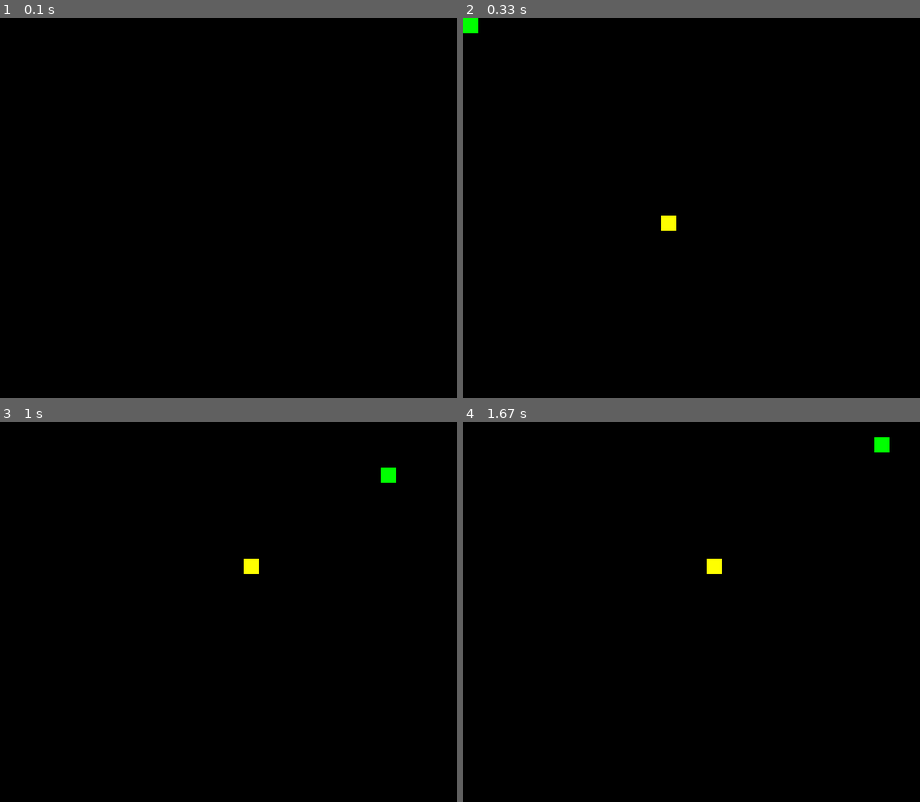
Above: before the commit, frames 1-4 (two rows, left to right).
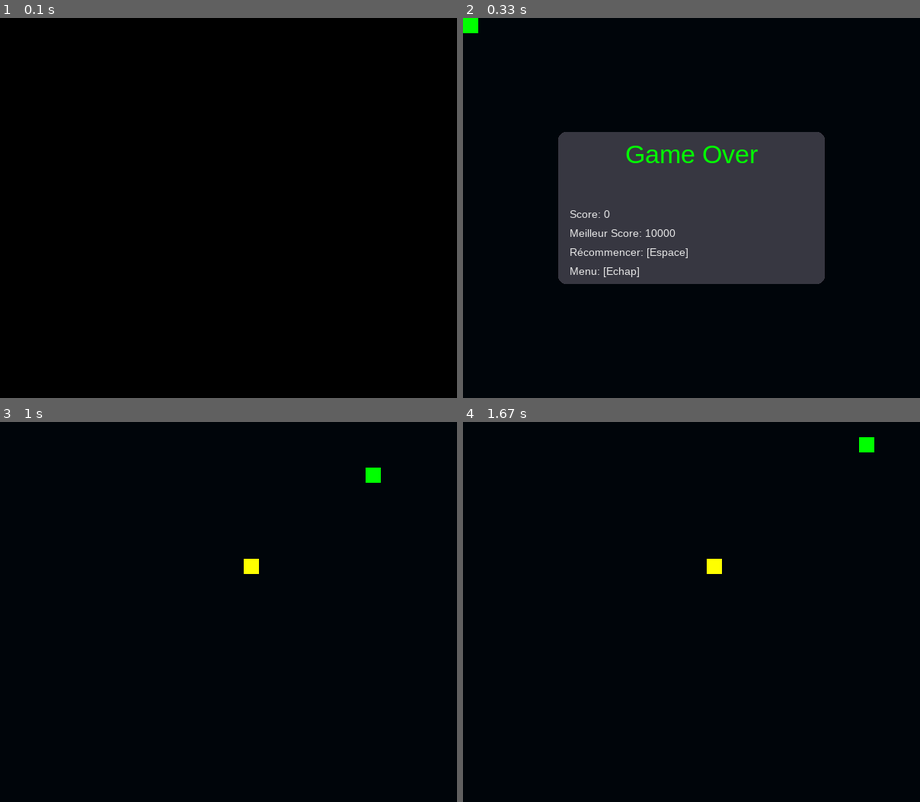
Above: after the commit, the same moments.

Repository: Yt027/Test-Projects
Game: pygame game, started from Python/Snake/main.py
Two runs of this game, one before a commit and one after it. Both use one fixed random seed, a clock stepped at 60 frames per second and the inputs below.
Inputs:
- Up to frame 1 (0.1 s): no input
- Up to frame 2 (0.33 s): no input
- Up to frame 3 (1 s): tap Space at 0.33 s; hold Right from 0.67 s (still down)
- Up to frame 4 (1.67 s): release Right at 1.13 s; hold Up 1.17-1.57 s; hold Right from 1.6 s (still down)

Frame 1 is identical in both runs. In frame 2, 23% of the frame differs, in the area x 20-80%, y 30-70%; in frame 3, 0.3%; in frame 4, 0.3%.

Commit message:
Created Game Over board for snake game

Diff:
--- a/Python/Snake/main.py
+++ b/Python/Snake/main.py
@@ -1,19 +1,26 @@
 from random import random
 import pygame, sys
+from ..gui import Font
 pygame.init()
 
 
 # Global Variables
-screen = pygame.display.set_mode((600, 500))
+screen = pygame.display.set_mode((600, 500), pygame.RESIZABLE)
 pygame.display.set_caption("Snake.py")
 bloc = 20
 score = 0
 game_over = False
 
+fonts = {
+    "title": Font(("Arial Bold", 34)),
+    "text": Font(("Arial", 14)),
+    "small_text": Font(("Arial", 12))
+}
+
 def generatePos():
     return {
-            "x": (int(random() * (screen.get_size()[0]/20)) * 20),
-            "y": (int(random() * (screen.get_size()[1]/20)) * 20)
+            "x": (int(random() * ((screen.get_width()/bloc) - 1)) * bloc),
+            "y": (int(random() * ((screen.get_height()/bloc) - 1)) * bloc)
         }
 
 
@@ -80,7 +87,7 @@
         snake.reverse()
 
         # Draw everything
-        screen.fill((0, 0, 0))
+        screen.fill((0, 5, 10))
         # Snake
         for i in range(len(snake)):
             segment = snake[i]
@@ -106,7 +113,40 @@
 
         # Game Over conditions
         if game_over:
+            # Stop the game
             direction = ""
+
+            # Board
+            game_over_board = pygame.Rect(0, 50, 350, 200)
+            game_over_board.center = (screen.get_width() / 2, screen.get_height() / 2)
+            pygame.draw.rect(screen, (55, 55, 65), game_over_board, 0, 10)
+
+            # Game Over
+            game_over_title = fonts["title"].render("Game Over", (0, 255, 0))
+            game_over_title_rect = game_over_title.get_rect()
+            game_over_title_rect.top = game_over_board.top + 10
+            game_over_title_rect.centerx = game_over_board.centerx
+            screen.blit(game_over_title, game_over_title_rect)
+
+            # Score
+            game_over_score = fonts["text"].render(f"Score: {score}", (230, 230, 230))
+            game_over_score_rect = game_over_score.get_rect(left=game_over_board.x + 15, top=game_over_board.y + 100)
+            screen.blit(game_over_score, game_over_score_rect)
+
+            # Hight Score
+            game_over_hight_score = fonts["text"].render(f"Meilleur Score: 10000", (230, 230, 230))
+            game_over_hight_score_rect = game_over_hight_score.get_rect(left=game_over_board.x + 15, top=game_over_board.y + 125)
+            screen.blit(game_over_hight_score, game_over_hight_score_rect)
+
+            # Restart
+            game_over_restart = fonts["text"].render("Récommencer: [Espace]", (230, 230, 230))
+            game_over_restart_rect = game_over_restart.get_rect(left=game_over_board.x + 15, top=game_over_board.y + 150)
+            screen.blit(game_over_restart, game_over_restart_rect)
+
+            # Menu
+            game_over_hight_score = fonts["text"].render("Menu: [Echap]", (230, 230, 230))
+            game_over_hight_score_rect = game_over_hight_score.get_rect(left=game_over_board.x + 15, top=game_over_board.y + 175)
+            screen.blit(game_over_hight_score, game_over_hight_score_rect)
 
         # Updating screen
         pygame.time.Clock().tick(6)
